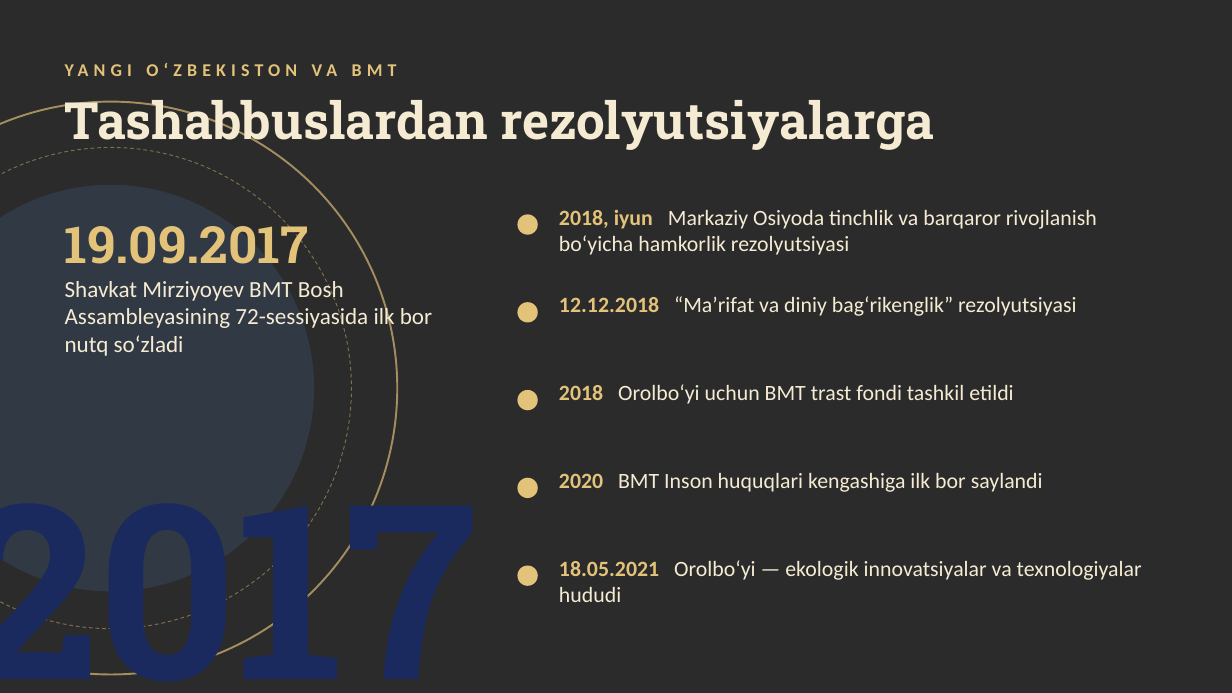
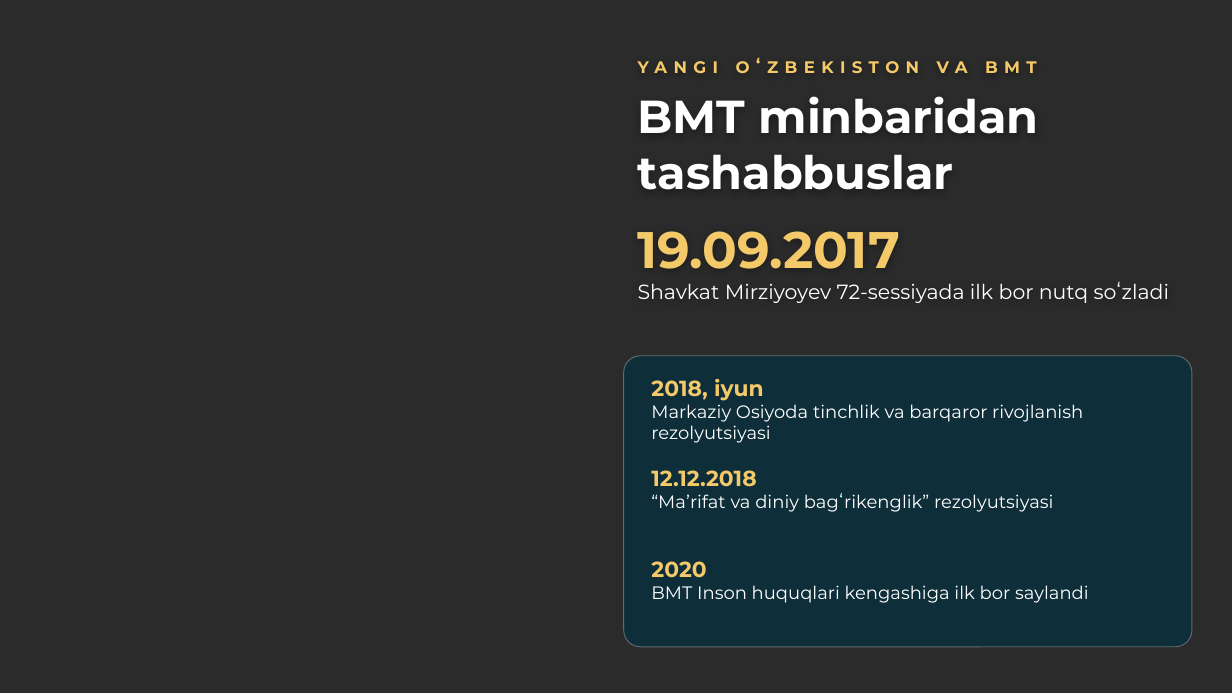
Before and after one commit to mmuhammadovv/mustaqil_ish_ay, a slide deck: slide 7 of alohida/BMT_himoya.pptx. Drawn at 1232x693 pixels with LibreOffice and Linux fonts; fonts in the diff are those of the drawing; background and template pictures are left out; a plain dark background stands for a picture behind light text. Boxes give left, top, right and bottom in pixels: in the first picture for what was removed or moved away, otherwise in the second. Text is boxed around its words. In the diff, an @@ line names an element or a change of style, - is before the commit and + after.

```diff
--- a/alohida/BMT_himoya.pptx
+++ b/alohida/BMT_himoya.pptx
@@ text "YANGI OʻZBEKISTON VA BMT": place and size @@
-text "YANGI OʻZBEKISTON VA BMT" at bbox=[312, 64, 338, 76]
+text "YANGI OʻZBEKISTON VA BMT" at bbox=[638, 57, 1037, 73]
@@ text "YANGI OʻZBEKISTON VA BMT" at bbox=[638, 57, 1037, 73]: size 14 to 13 pt, font Calibri to Montserrat, text colour #E3C27A to #F3C969, letter spacing 4 to 5 pt @@
@@ ellipse removed at bbox=[0, 102, 397, 675] @@
@@ text removed at bbox=[65, 100, 934, 151] @@
-Tashabbuslardan rezolyutsiyalarga
@@ text added at bbox=[638, 96, 1039, 190], 36 pt, text #FFFFFF, bold @@
+BMT minbaridan tashabbuslar
@@ ellipse removed at bbox=[0, 148, 352, 629] @@
@@ ellipse removed at bbox=[0, 185, 314, 592] @@
@@ ellipse removed at bbox=[518, 214, 538, 235] @@
@@ text at bbox=[638, 231, 900, 269]: font Roboto Slab to Montserrat, text colour #E3C27A to #F3C969 in "19.09.2017" @@
@@ text "19.09.2017": place and size @@
-text "19.09.2017" at bbox=[65, 216, 432, 356]
+text "19.09.2017" at bbox=[638, 231, 1169, 303]
@@ text at bbox=[638, 282, 1169, 303]: text changed; size 18 to 16 pt; font Calibri to Montserrat; text colour #F5EBD3 to #FFFFFF @@
-Shavkat Mirziyoyev BMT Bosh Assambleyasining 72-sessiyasida ilk bor nutq soʻzladi
+Shavkat Mirziyoyev 72-sessiyada ilk bor nutq soʻzladi
@@ ellipse removed at bbox=[518, 302, 538, 323] @@
@@ rounded rectangle added at bbox=[624, 356, 1192, 647], fill #06303F at 78% opacity, outline #FFFFFF 0.75 pt @@
@@ text removed at bbox=[559, 384, 1013, 404] @@
-2018 Orolboʻyi uchun BMT trast fondi tashkil etildi
@@ text at bbox=[651, 379, 1083, 443]: text changed; size 17 to 14 pt; font Calibri to Montserrat; text colour #F5EBD3 to #FFFFFF @@
-2018, iyun Markaziy Osiyoda tinchlik va barqaror rivojlanish boʻyicha hamkorlik rezolyutsiyasi
+2018, iyun
+Markaziy Osiyoda tinchlik va barqaror rivojlanish rezolyutsiyasi
@@ ellipse removed at bbox=[518, 390, 538, 410] @@
@@ text removed at bbox=[0, 456, 476, 676] @@
-2017
@@ ellipse removed at bbox=[518, 478, 538, 498] @@
@@ text at bbox=[651, 470, 1053, 512]: text changed; size 17 to 14 pt; font Calibri to Montserrat; text colour #F5EBD3 to #FFFFFF @@
-12.12.2018 “Maʼrifat va diniy bagʻrikenglik” rezolyutsiyasi
+12.12.2018
+“Maʼrifat va diniy bagʻrikenglik” rezolyutsiyasi
@@ ellipse removed at bbox=[518, 566, 538, 586] @@
@@ text removed at bbox=[559, 560, 1142, 602] @@
-18.05.2021 Orolboʻyi — ekologik innovatsiyalar va texnologiyalar hududi
@@ text at bbox=[651, 561, 1089, 603]: text changed; size 17 to 14 pt; font Calibri to Montserrat; text colour #F5EBD3 to #FFFFFF @@
-2020 BMT Inson huquqlari kengashiga ilk bor saylandi
+2020
+BMT Inson huquqlari kengashiga ilk bor saylandi
```
Also in this commit, not shown: 8 other slides changed, 1 slide added, 12 other files.
